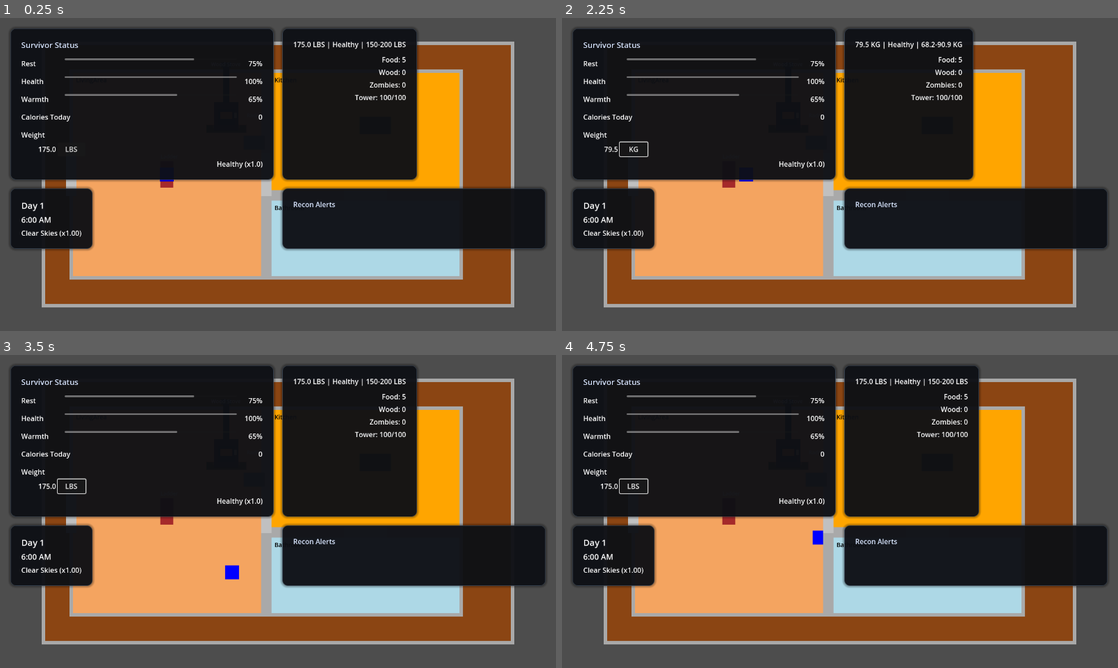
Above: before the commit, frames 1-4 (two rows, left to right).
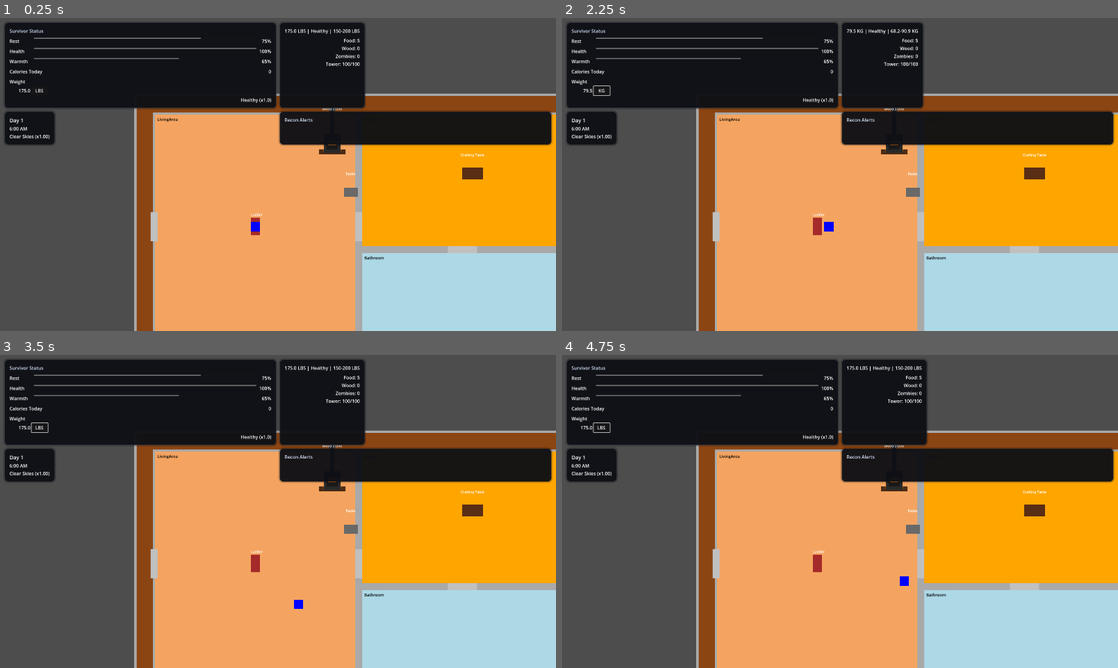
Above: after the commit, the same moments.

Repository: nexus382/firetower-game
Game: Godot game, scene res://scenes/Main.tscn
Same seed, same stepped clock (60 frames per second), same inputs: the game is played once before the commit and once after it.
Inputs (mouse positions are in pixels of both pictures, inside the frame that each line leads up to):
- Up to frame 1 (0.25 s): no input
- Up to frame 2 (2.25 s): click "LBS" at 0.5 s; click "KG" at 1.25 s; tap Enter at 2 s; move the mouse to (962, 158) at 2.02 s; hold D (move_right) from 2.03 s (still down); hold E (interact) from 2.03 s (still down)
- Up to frame 3 (3.5 s): tap Space at 2.75 s; move the mouse to (166, 527) at 2.77 s; release D (move_right) at 2.78 s; release E (interact) at 2.78 s; hold S (move_down) from 2.78 s (still down); tap E (interact) at 2.85 s
- Up to frame 4 (4.75 s): move the mouse to (895, 442) at 3.52 s; release S (move_down) at 3.53 s; hold D (move_right) 3.53-4.28 s; hold E (interact) 3.53-4.28 s; move the mouse to (812, 574) at 4.27 s; hold W (move_up) from 4.28 s (still down); tap E (interact) at 4.35 s

The runs differ from the first frame. In frame 1, 65% of the frame differs, in the area x 0-100%, y 1-100%; in frame 2, 65%; in frame 3, 65%; in frame 4, 65%.

Commit message:
Increase display resolution and tighten HUD spacing

Diff:
--- a/project.godot
+++ b/project.godot
@@ -18,8 +18,8 @@
 
 [display]
 
-window/size/viewport_width=1280
-window/size/viewport_height=720
+window/size/viewport_width=1920
+window/size/viewport_height=1080
 window/stretch/mode="viewport"
 
 [input]
--- a/scenes/Main.tscn
+++ b/scenes/Main.tscn
@@ -98,21 +98,21 @@
 [node name="HudBounds" type="MarginContainer" parent="UI/HUD"]
 anchor_right = 1.0
 anchor_bottom = 1.0
-theme_override_constants/margin_left = 24
-theme_override_constants/margin_top = 24
-theme_override_constants/margin_right = 24
-theme_override_constants/margin_bottom = 24
+theme_override_constants/margin_left = 16
+theme_override_constants/margin_top = 16
+theme_override_constants/margin_right = 16
+theme_override_constants/margin_bottom = 16
 
 [node name="HudLayout" type="VBoxContainer" parent="UI/HUD/HudBounds"]
 anchor_right = 1.0
 anchor_bottom = 1.0
 size_flags_horizontal = 3
 size_flags_vertical = 3
-theme_override_constants/separation = 20
+theme_override_constants/separation = 12
 
 [node name="TopRow" type="HBoxContainer" parent="UI/HUD/HudBounds/HudLayout"]
 size_flags_horizontal = 3
-theme_override_constants/separation = 20
+theme_override_constants/separation = 12
 
 [node name="VitalsPanel" type="PanelContainer" parent="UI/HUD/HudBounds/HudLayout/TopRow"]
 size_flags_horizontal = 3
@@ -122,34 +122,34 @@
 [node name="VitalsMargin" type="MarginContainer" parent="UI/HUD/HudBounds/HudLayout/TopRow/VitalsPanel"]
 anchor_right = 1.0
 anchor_bottom = 1.0
-theme_override_constants/margin_left = 24
-theme_override_constants/margin_top = 24
-theme_override_constants/margin_right = 24
-theme_override_constants/margin_bottom = 24
+theme_override_constants/margin_left = 16
+theme_override_constants/margin_top = 16
+theme_override_constants/margin_right = 16
+theme_override_constants/margin_bottom = 16
 
 [node name="VitalsVBox" type="VBoxContainer" parent="UI/HUD/HudBounds/HudLayout/TopRow/VitalsPanel/VitalsMargin"]
 anchor_right = 1.0
 anchor_bottom = 1.0
 size_flags_horizontal = 3
 size_flags_vertical = 3
-theme_override_constants/separation = 18
+theme_override_constants/separation = 12
 
 [node name="VitalsHeader" type="Label" parent="UI/HUD/HudBounds/HudLayout/TopRow/VitalsPanel/VitalsMargin/VitalsVBox"]
 unique_name_in_owner = true
-theme_override_font_sizes/font_size = 18
+theme_override_font_sizes/font_size = 16
 text = "Survivor Status"
 
 [node name="RestRow" type="HBoxContainer" parent="UI/HUD/HudBounds/HudLayout/TopRow/VitalsPanel/VitalsMargin/VitalsVBox"]
-custom_constants/separation = 12
+custom_constants/separation = 10
 
 [node name="TiredLabel" type="Label" parent="UI/HUD/HudBounds/HudLayout/TopRow/VitalsPanel/VitalsMargin/VitalsVBox/RestRow"]
 unique_name_in_owner = true
-custom_minimum_size = Vector2(96, 0)
+custom_minimum_size = Vector2(80, 0)
 text = "Rest"
 
 [node name="RestMeter" type="HBoxContainer" parent="UI/HUD/HudBounds/HudLayout/TopRow/VitalsPanel/VitalsMargin/VitalsVBox/RestRow"]
 size_flags_horizontal = 3
-custom_constants/separation = 12
+custom_constants/separation = 8
 
 [node name="TiredBar" type="ProgressBar" parent="UI/HUD/HudBounds/HudLayout/TopRow/VitalsPanel/VitalsMargin/VitalsVBox/RestRow/RestMeter"]
 unique_name_in_owner = true
@@ -161,21 +161,21 @@
 
 [node name="TiredValue" type="Label" parent="UI/HUD/HudBounds/HudLayout/TopRow/VitalsPanel/VitalsMargin/VitalsVBox/RestRow/RestMeter"]
 unique_name_in_owner = true
-custom_minimum_size = Vector2(56, 0)
+custom_minimum_size = Vector2(48, 0)
 horizontal_alignment = 2
 text = "75%"
 
 [node name="HealthRow" type="HBoxContainer" parent="UI/HUD/HudBounds/HudLayout/TopRow/VitalsPanel/VitalsMargin/VitalsVBox"]
-custom_constants/separation = 12
+custom_constants/separation = 10
 
 [node name="HealthLabel" type="Label" parent="UI/HUD/HudBounds/HudLayout/TopRow/VitalsPanel/VitalsMargin/VitalsVBox/HealthRow"]
 unique_name_in_owner = true
-custom_minimum_size = Vector2(96, 0)
+custom_minimum_size = Vector2(80, 0)
 text = "Health"
 
 [node name="HealthMeter" type="HBoxContainer" parent="UI/HUD/HudBounds/HudLayout/TopRow/VitalsPanel/VitalsMargin/VitalsVBox/HealthRow"]
 size_flags_horizontal = 3
-custom_constants/separation = 12
+custom_constants/separation = 8
 
 [node name="HealthBar" type="ProgressBar" parent="UI/HUD/HudBounds/HudLayout/TopRow/VitalsPanel/VitalsMargin/VitalsVBox/HealthRow/HealthMeter"]
 unique_name_in_owner = true
@@ -187,21 +187,21 @@
 
 [node name="HealthValue" type="Label" parent="UI/HUD/HudBounds/HudLayout/TopRow/VitalsPanel/VitalsMargin/VitalsVBox/HealthRow/HealthMeter"]
 unique_name_in_owner = true
-custom_minimum_size = Vector2(56, 0)
+custom_minimum_size = Vector2(48, 0)
 horizontal_alignment = 2
 text = "100%"
 
 [node name="WarmthRow" type="HBoxContainer" parent="UI/HUD/HudBounds/HudLayout/TopRow/VitalsPanel/VitalsMargin/VitalsVBox"]
-custom_constants/separation = 12
+custom_constants/separation = 10
 
 [node name="WarmthLabel" type="Label" parent="UI/HUD/HudBounds/HudLayout/TopRow/VitalsPanel/VitalsMargin/VitalsVBox/WarmthRow"]
 unique_name_in_owner = true
-custom_minimum_size = Vector2(96, 0)
+custom_minimum_size = Vector2(80, 0)
 text = "Warmth"
 
 [node name="WarmthMeter" type="HBoxContainer" parent="UI/HUD/HudBounds/HudLayout/TopRow/VitalsPanel/VitalsMargin/VitalsVBox/WarmthRow"]
 size_flags_horizontal = 3
-custom_constants/separation = 12
+custom_constants/separation = 8
 
 [node name="WarmthBar" type="ProgressBar" parent="UI/HUD/HudBounds/HudLayout/TopRow/VitalsPanel/VitalsMargin/VitalsVBox/WarmthRow/WarmthMeter"]
 unique_name_in_owner = true
@@ -213,12 +213,12 @@
 
 [node name="WarmthValue" type="Label" parent="UI/HUD/HudBounds/HudLayout/TopRow/VitalsPanel/VitalsMargin/VitalsVBox/WarmthRow/WarmthMeter"]
 unique_name_in_owner = true
-custom_minimum_size = Vector2(56, 0)
+custom_minimum_size = Vector2(48, 0)
 horizontal_alignment = 2
 text = "65%"
 
 [node name="DailyCalRow" type="HBoxContainer" parent="UI/HUD/HudBounds/HudLayout/TopRow/VitalsPanel/VitalsMargin/VitalsVBox"]
-custom_constants/separation = 12
+custom_constants/separation = 10
 
 [node name="DailyCalLabel" type="Label" parent="UI/HUD/HudBounds/HudLayout/TopRow/VitalsPanel/VitalsMargin/VitalsVBox/DailyCalRow"]
 text = "Calories Today"
@@ -230,23 +230,23 @@
 text = "0"
 
 [node name="WeightBlock" type="VBoxContainer" parent="UI/HUD/HudBounds/HudLayout/TopRow/VitalsPanel/VitalsMargin/VitalsVBox"]
-theme_override_constants/separation = 6
+theme_override_constants/separation = 4
 
 [node name="WeightLabel" type="Label" parent="UI/HUD/HudBounds/HudLayout/TopRow/VitalsPanel/VitalsMargin/VitalsVBox/WeightBlock"]
 text = "Weight"
 
 [node name="WeightRow" type="HBoxContainer" parent="UI/HUD/HudBounds/HudLayout/TopRow/VitalsPanel/VitalsMargin/VitalsVBox/WeightBlock"]
-custom_constants/separation = 12
+custom_constants/separation = 8
 
 [node name="WeightValue" type="Label" parent="UI/HUD/HudBounds/HudLayout/TopRow/VitalsPanel/VitalsMargin/VitalsVBox/WeightBlock/WeightRow"]
 unique_name_in_owner = true
-custom_minimum_size = Vector2(80, 0)
+custom_minimum_size = Vector2(72, 0)
 horizontal_alignment = 2
 text = "175.0"
 
 [node name="WeightUnitButton" type="Button" parent="UI/HUD/HudBounds/HudLayout/TopRow/VitalsPanel/VitalsMargin/VitalsVBox/WeightBlock/WeightRow"]
 unique_name_in_owner = true
-custom_minimum_size = Vector2(64, 32)
+custom_minimum_size = Vector2(56, 32)
 text = "LBS"
 
 [node name="WeightStatus" type="Label" parent="UI/HUD/HudBounds/HudLayout/TopRow/VitalsPanel/VitalsMargin/VitalsVBox/WeightBlock"]
@@ -261,16 +261,16 @@
 [node name="ResourcesMargin" type="MarginContainer" parent="UI/HUD/HudBounds/HudLayout/TopRow/ResourcesPanel"]
 anchor_right = 1.0
 anchor_bottom = 1.0
-theme_override_constants/margin_left = 24
-theme_override_constants/margin_top = 24
-theme_override_constants/margin_right = 24
-theme_override_constants/margin_bottom = 24
+theme_override_constants/margin_left = 16
+theme_override_constants/margin_top = 16
+theme_override_constants/margin_right = 16
+theme_override_constants/margin_bottom = 16
 
 [node name="ResourcesVBox" type="VBoxContainer" parent="UI/HUD/HudBounds/HudLayout/TopRow/ResourcesPanel/ResourcesMargin"]
 anchor_right = 1.0
 anchor_bottom = 1.0
 size_flags_horizontal = 3
-theme_override_constants/separation = 12
+theme_override_constants/separation = 10
 
 [node name="WeightHeader" type="Label" parent="UI/HUD/HudBounds/HudLayout/TopRow/ResourcesPanel/ResourcesMargin/ResourcesVBox"]
 unique_name_in_owner = true
@@ -279,7 +279,7 @@
 
 [node name="ResourceList" type="VBoxContainer" parent="UI/HUD/HudBounds/HudLayout/TopRow/ResourcesPanel/ResourcesMargin/ResourcesVBox"]
 size_flags_horizontal = 3
-theme_override_constants/separation = 6
+theme_override_constants/separation = 4
 
 [node name="FoodCounter" type="Label" parent="UI/HUD/HudBounds/HudLayout/TopRow/ResourcesPanel/ResourcesMargin/ResourcesVBox/ResourceList"]
 unique_name_in_owner = true
@@ -305,11 +305,11 @@
 unique_name_in_owner = true
 visible = false
 alignment = 1
-custom_constants/separation = 8
+custom_constants/separation = 6
 
 [node name="TrapIconLabel" type="Label" parent="UI/HUD/HudBounds/HudLayout/TopRow/ResourcesPanel/ResourcesMargin/ResourcesVBox/TrapIndicator"]
 unique_name_in_owner = true
-theme_override_font_sizes/font_size = 22
+theme_override_font_sizes/font_size = 18
 text = "🪤"
 
 [node name="TrapStatusLabel" type="Label" parent="UI/HUD/HudBounds/HudLayout/TopRow/ResourcesPanel/ResourcesMargin/ResourcesVBox/TrapIndicator"]
@@ -318,7 +318,7 @@
 
 [node name="BottomRow" type="HBoxContainer" parent="UI/HUD/HudBounds/HudLayout"]
 size_flags_horizontal = 3
-theme_override_constants/separation = 20
+theme_override_constants/separation = 12
 
 [node name="DayPanel" type="PanelContainer" parent="UI/HUD/HudBounds/HudLayout/BottomRow"]
 size_flags_horizontal = 2
@@ -327,25 +327,25 @@
 [node name="DayMargin" type="MarginContainer" parent="UI/HUD/HudBounds/HudLayout/BottomRow/DayPanel"]
 anchor_right = 1.0
 anchor_bottom = 1.0
-theme_override_constants/margin_left = 24
-theme_override_constants/margin_top = 24
-theme_override_constants/margin_right = 24
-theme_override_constants/margin_bottom = 24
+theme_override_constants/margin_left = 16
+theme_override_constants/margin_top = 16
+theme_override_constants/margin_right = 16
+theme_override_constants/margin_bottom = 16
 
 [node name="DayVBox" type="VBoxContainer" parent="UI/HUD/HudBounds/HudLayout/BottomRow/DayPanel/DayMargin"]
 anchor_right = 1.0
 anchor_bottom = 1.0
 size_flags_horizontal = 3
-theme_override_constants/separation = 6
+theme_override_constants/separation = 4
 
 [node name="DayLabel" type="Label" parent="UI/HUD/HudBounds/HudLayout/BottomRow/DayPanel/DayMargin/DayVBox"]
 unique_name_in_owner = true
-theme_override_font_sizes/font_size = 20
+theme_override_font_sizes/font_size = 18
 text = "Day 1"
 
 [node name="ClockLabel" type="Label" parent="UI/HUD/HudBounds/HudLayout/BottomRow/DayPanel/DayMargin/DayVBox"]
 unique_name_in_owner = true
-theme_override_font_sizes/font_size = 18
+theme_override_font_sizes/font_size = 16
 text = "6:00 AM"
 
 [node name="WeatherLabel" type="Label" parent="UI/HUD/HudBounds/HudLayout/BottomRow/DayPanel/DayMargin/DayVBox"]
@@ -359,19 +359,20 @@
 [node name="ReconMargin" type="MarginContainer" parent="UI/HUD/HudBounds/HudLayout/BottomRow/ReconPanel"]
 anchor_right = 1.0
 anchor_bottom = 1.0
-theme_override_constants/margin_left = 24
-theme_override_constants/margin_top = 24
-theme_override_constants/margin_right = 24
-theme_override_constants/margin_bottom = 24
+theme_override_constants/margin_left = 16
+theme_override_constants/margin_top = 16
+theme_override_constants/margin_right = 16
+theme_override_constants/margin_bottom = 16
 
 [node name="ReconVBox" type="VBoxContainer" parent="UI/HUD/HudBounds/HudLayout/BottomRow/ReconPanel/ReconMargin"]
 anchor_right = 1.0
 anchor_bottom = 1.0
 size_flags_horizontal = 3
-theme_override_constants/separation = 6
+theme_override_constants/separation = 4
 
 [node name="ReconHeader" type="Label" parent="UI/HUD/HudBounds/HudLayout/BottomRow/ReconPanel/ReconMargin/ReconVBox"]
 unique_name_in_owner = true
+theme_override_font_sizes/font_size = 16
 text = "Recon Alerts"
 
 [node name="ReconAlertLabel" type="Label" parent="UI/HUD/HudBounds/HudLayout/BottomRow/ReconPanel/ReconMargin/ReconVBox"]
